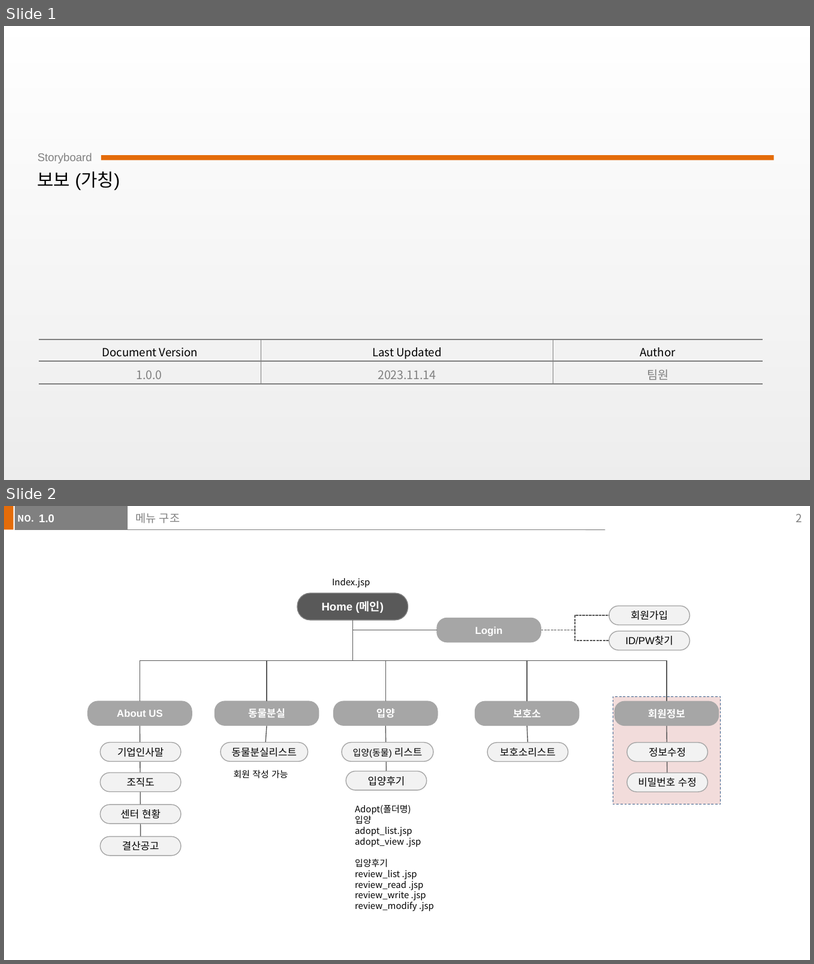
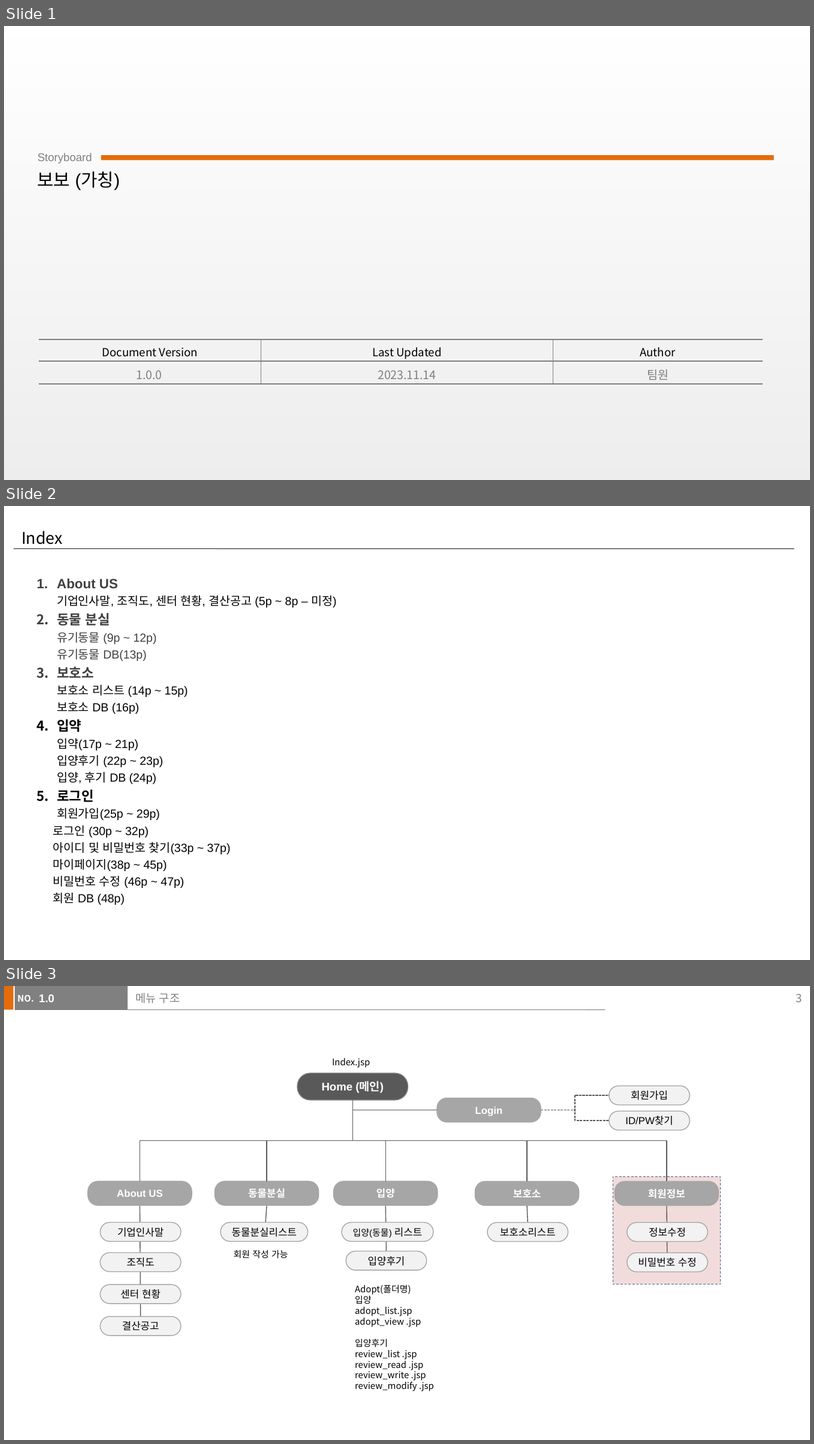
Before and after one commit to jaemikim/Notes, a slide deck: 기획문서/보보 (가칭)_v1-2.pptx. Shown one above the other, each under a label of ours: slides 1 and 2 before the commit, slides 1, 2 and 3 after it. The pictures are 814x964 and 814x1444 pixels, drawn with LibreOffice and Linux fonts; fonts in the diff are those of the drawing. Boxes give left, top, right and bottom in pixels: in the first picture for what was removed or moved away, otherwise in the second. Text is boxed around its words. In the diff, an @@ line names an element or a change of style, - is before the commit and + after.

```diff
--- a/기획문서/보보 (가칭)_v1-2.pptx
+++ b/기획문서/보보 (가칭)_v1-2.pptx
@@ slide 2 added at [4, 506, 810, 960], background #FFFFFF @@
@@ title added at [21, 531, 63, 549], 14.4 pt, text #000000 @@
+Index
@@ line added from (14, 549) to (794, 549), #808080 1 pt @@
@@ text added at [53, 578, 336, 904], 10.5 pt, text #000000 @@
+1. About US
+   기업인사말, 조직도, 센터 현황, 결산공고 (5p ~ 8p – 미정)
+2. 동물 분실
+   유기동물 (9p ~ 12p)
+   유기동물 DB(13p)
+3. 보호소
+   보호소 리스트 (14p ~ 15p)
+   보호소 DB (16p)
+4. 입약
+   입약(17p ~ 21p)
+   입양후기 (22p ~ 23p)
+   입양, 후기 DB (24p)
+5. 로그인
+   회원가입(25p ~ 29p)
+로그인 (30p ~ 32p)
+아이디 및 비밀번호 찾기(33p ~ 37p)
+마이페이지(38p ~ 45p)
+비밀번호 수정 (46p ~ 47p)
+회원 DB (48p)
@@ what was slide 2 is now slide 3 @@
@@ page number at [796, 994, 802, 1002]: text changed @@
-2
+3
```
Also in this commit, not shown: 2 slides changed, 12 other slides added, 1 other file.
